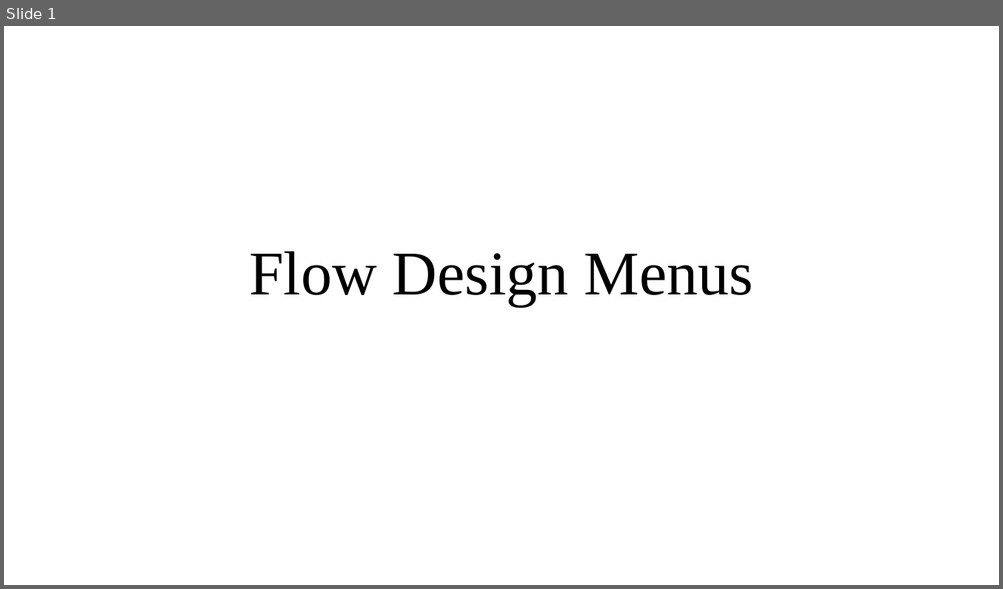
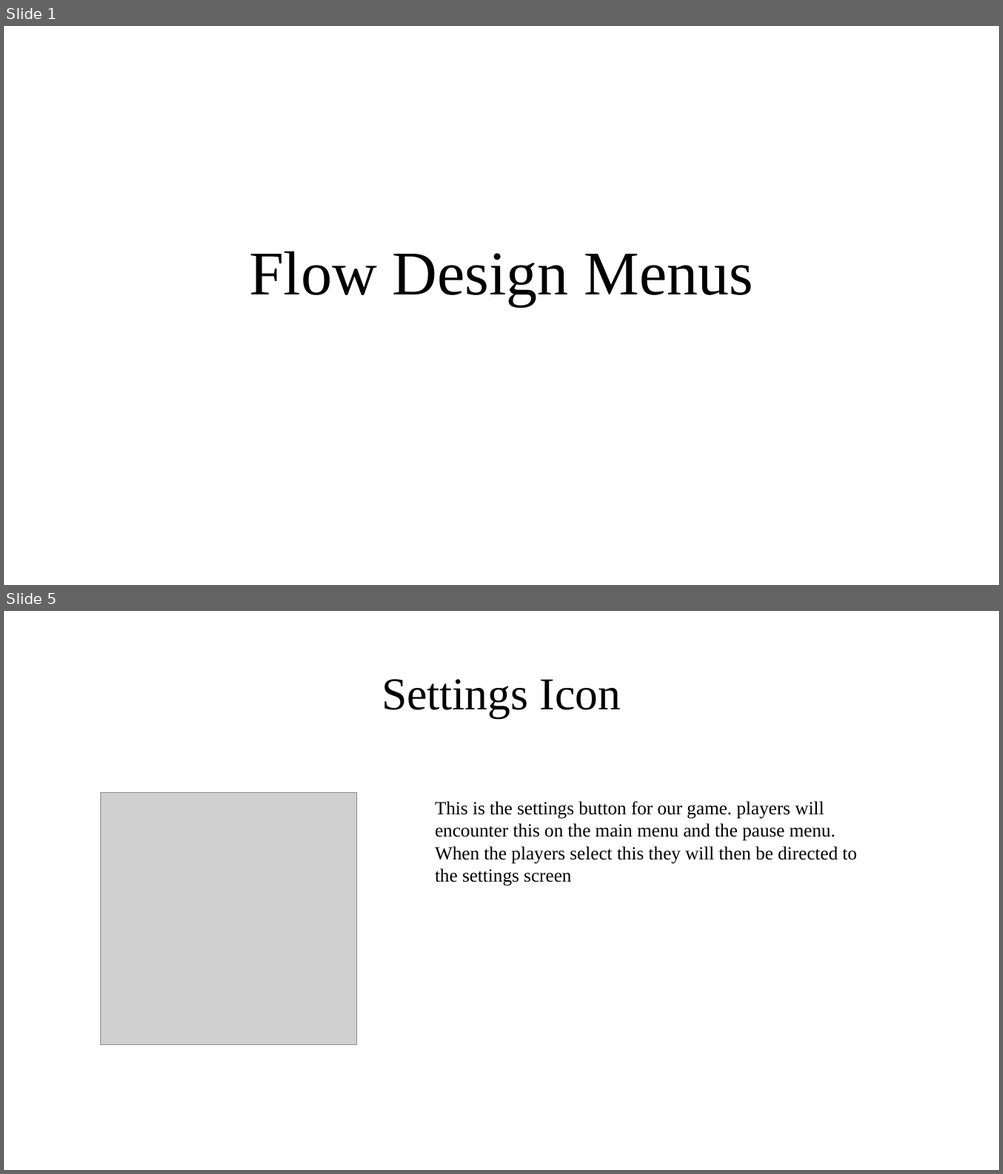
Before and after one commit to UoSGamesGroups/second-semester-s2-level-4-5-group-7, a slide deck: Flow Design Menus.pptx. Shown one above the other, each under a label of ours: slide 1 before the commit, slides 1 and 5 after it; the slides between them are not shown. The pictures are 1003x589 and 1003x1174 pixels, drawn with LibreOffice and Linux fonts; fonts in the diff are those of the drawing; grey boxes stand for pictures. Boxes give left, top, right and bottom in pixels: in the first picture for what was removed or moved away, otherwise in the second. Text is boxed around its words. In the diff, an @@ line names an element or a change of style, - is before the commit and + after.

Commit message:
completed flow design menu

```diff
--- a/Flow Design Menus.pptx
+++ b/Flow Design Menus.pptx
@@ slide 5 added at bbox=[4, 611, 999, 1170], background #FFFFFF @@
@@ title added at bbox=[381, 679, 620, 718], 44 pt, text #000000 @@
+Settings Icon
@@ picture added at bbox=[101, 793, 358, 1045] @@
@@ text added at bbox=[435, 801, 857, 886], 18 pt, text #000000 @@
+This is the settings button for our game. players will encounter this on the main menu and the pause menu. When the players select this they will then be directed to the settings screen
```
Also in this commit, not shown: 4 other slides added, 4 slides removed.
